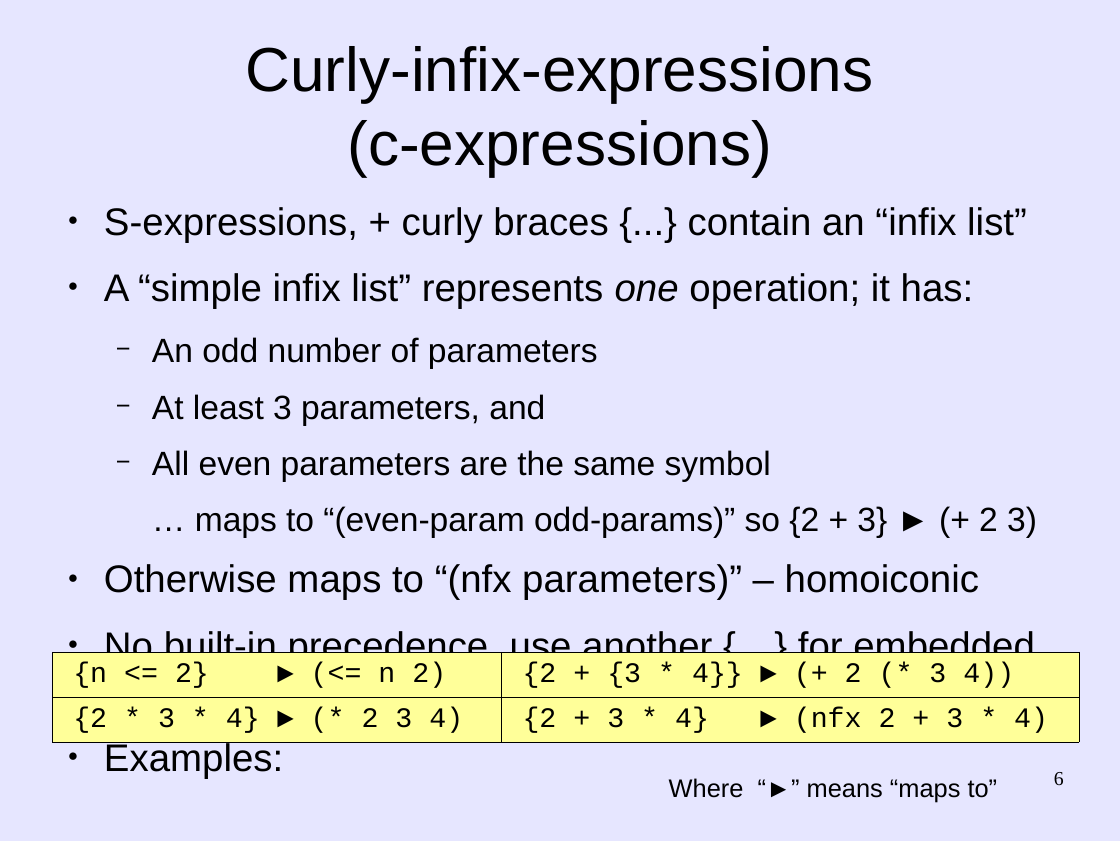
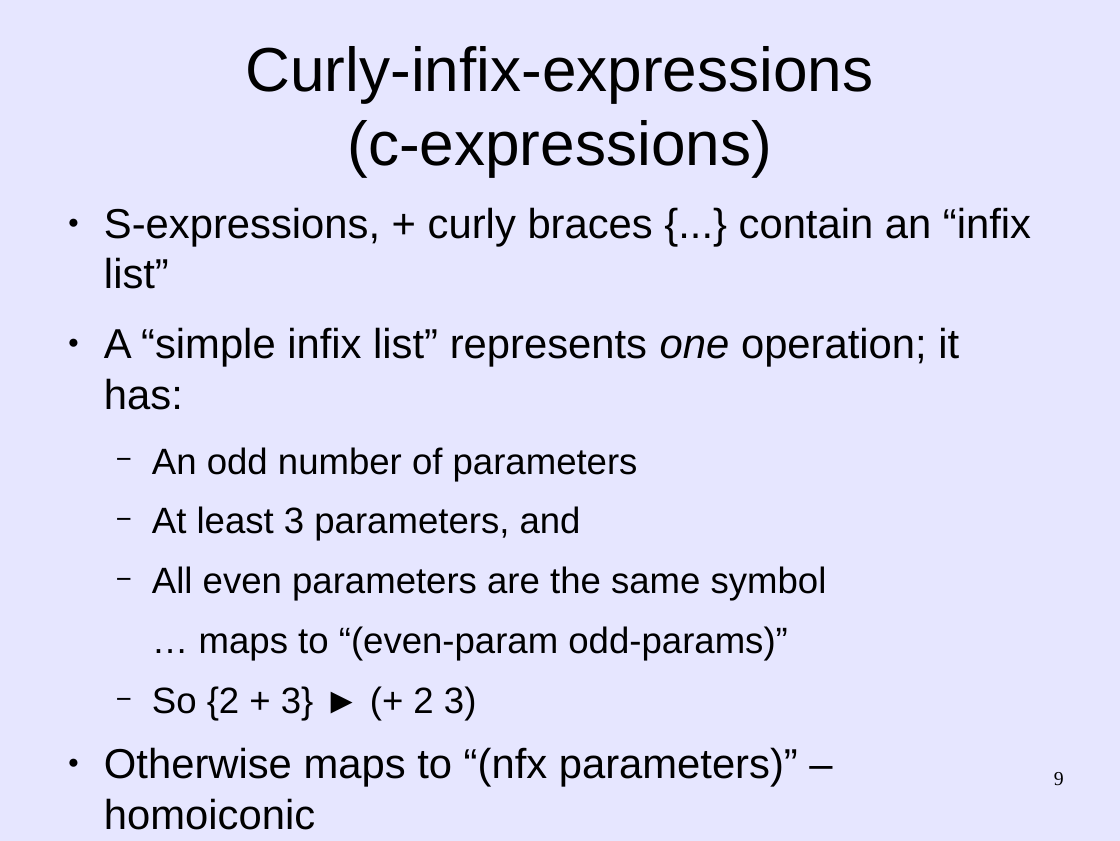
Before and after one commit to martin12333/Readable-Lisp-S-expressions, a slide deck: slide 9 of readable-s-expressions.odp (slide 6 before the commit). Drawn at 1120x841 pixels with LibreOffice and Linux fonts; fonts in the diff are those of the drawing. Boxes give left, top, right and bottom in pixels: in the first picture for what was removed or moved away, otherwise in the second. Text is boxed around its words. In the diff, an @@ line names an element or a change of style, - is before the commit and + after.

Commit message:
readable-s-expressions.odp: Refinements suggested by Arne Babenhauserheide
  - Modified .odp presentation, based on refinements suggested by
    Arne Babenhauserheide.  The .odp isn't the same as Arne's, but
    it splits the material into more slides, and uses some formats
    he suggested.

```diff
--- a/readable-s-expressions.odp
+++ b/readable-s-expressions.odp
@@ text at <box>104,207,1031,787</box>: size 27.2 to 29.6 pt in "S-expressions, + curly braces {...} contain an ...", "A “simple infix list” represents one operation; ...", "Otherwise maps to “(nfx parameters)” – homoiconic", "No built-in precedence, use another {…} for ..."; size 23.8 to 25.9 pt in "An odd number of parameters", "At least 3 parameters, and", "All even parameters are the same symbol" @@
@@ text at <box>152,626,787,721</box>: text changed; size 23.8 to 25.9 pt @@
-  … maps to “(even-param odd-params)” so {2 + 3} ► (+ 2 3)
+  … maps to “(even-param odd-params)”
+  − So {2 + 3} ► (+ 2 3)
@@ table removed at <box>52,651,1078,742</box>, 2 rows, 2 columns @@
-{n <= 2} ► (<= n 2) | {2 + {3 * 4}} ► (+ 2 (* 3 4))
-{2 * 3 * 4} ► (* 2 3 4) | {2 + 3 * 4} ► (nfx 2 + 3 * 4)
@@ text at <box>104,741,283,779</box>: paragraph removed @@
-● Examples:
@@ text removed at <box>669,778,998,802</box> @@
-Where “►” means “maps to”
@@ page number at <box>1054,772,1064,786</box>: text changed @@
-6
+9
```
Also in this commit, not shown: 7 other slides changed, 4 slides added.
